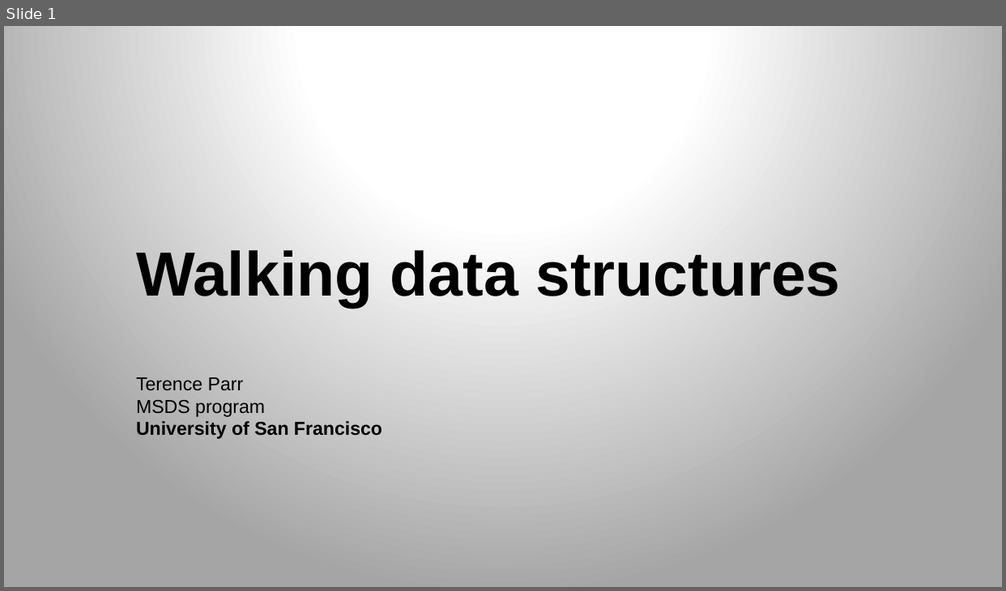
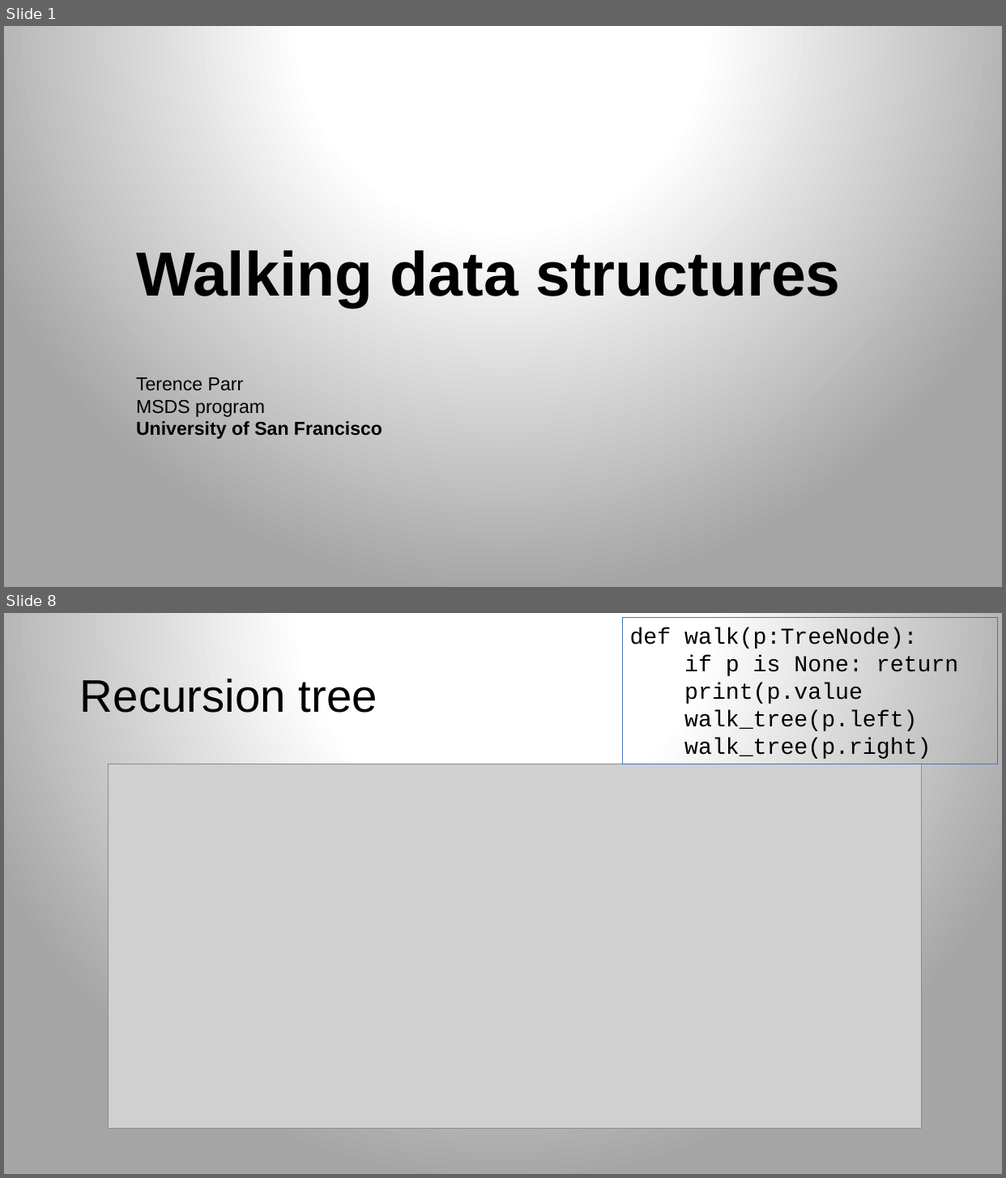
Before and after one commit to parrt/msds689, a slide deck: notes/walking-structures.pptx. Shown one above the other, each under a label of ours: slide 1 before the commit, slides 1 and 8 after it; the slides between them are not shown. The pictures are 1006x591 and 1006x1178 pixels, drawn with LibreOffice and Linux fonts; fonts in the diff are those of the drawing; grey boxes stand for pictures; background and template pictures are left out. Boxes give left, top, right and bottom in pixels: in the first picture for what was removed or moved away, otherwise in the second. Text is boxed around its words. In the diff, an @@ line names an element or a change of style, - is before the commit and + after.

```diff
--- a/notes/walking-structures.pptx
+++ b/notes/walking-structures.pptx
@@ slide 8 added at bbox=[4, 613, 1002, 1174], background gradient #FFFFFF to #A5A5A5 @@
@@ rectangle added at bbox=[622, 618, 997, 764], outline #4472C4 0.75 pt, 22 pt, text #000000 @@
+def walk(p:TreeNode):
+if p is None: return
+print(p.value
+walk_tree(p.left)
+walk_tree(p.right)
@@ title added at bbox=[80, 679, 377, 713], 44 pt, text #000000 @@
+Recursion tree
@@ picture added at bbox=[108, 764, 922, 1130] @@
```
Also in this commit, not shown: 4 slides changed, 7 other slides added, 2 slides removed, 9 other files.
